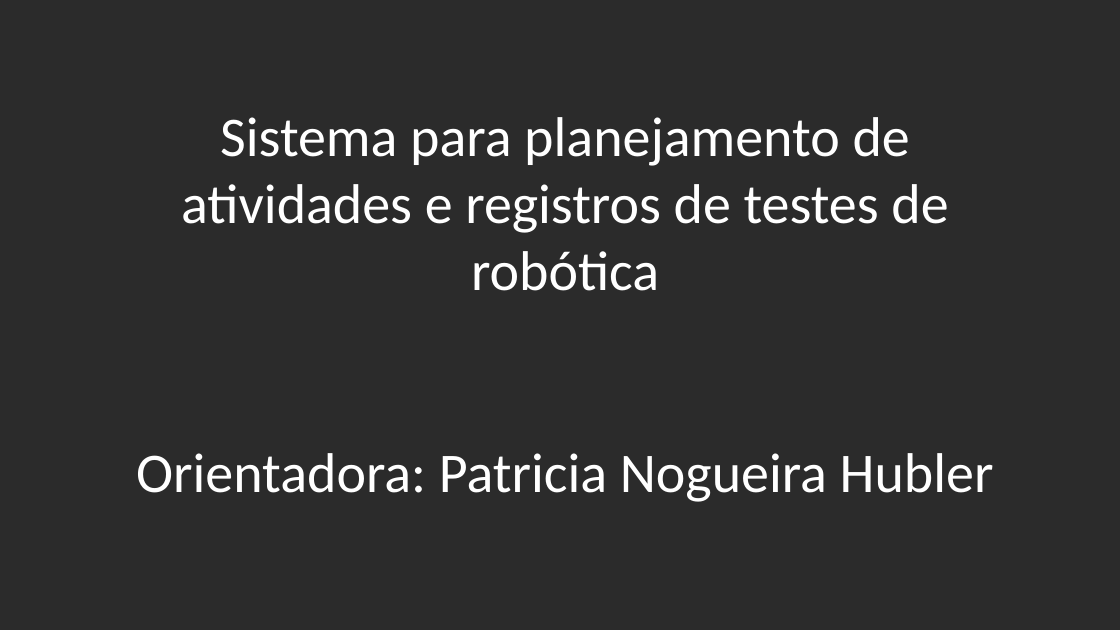
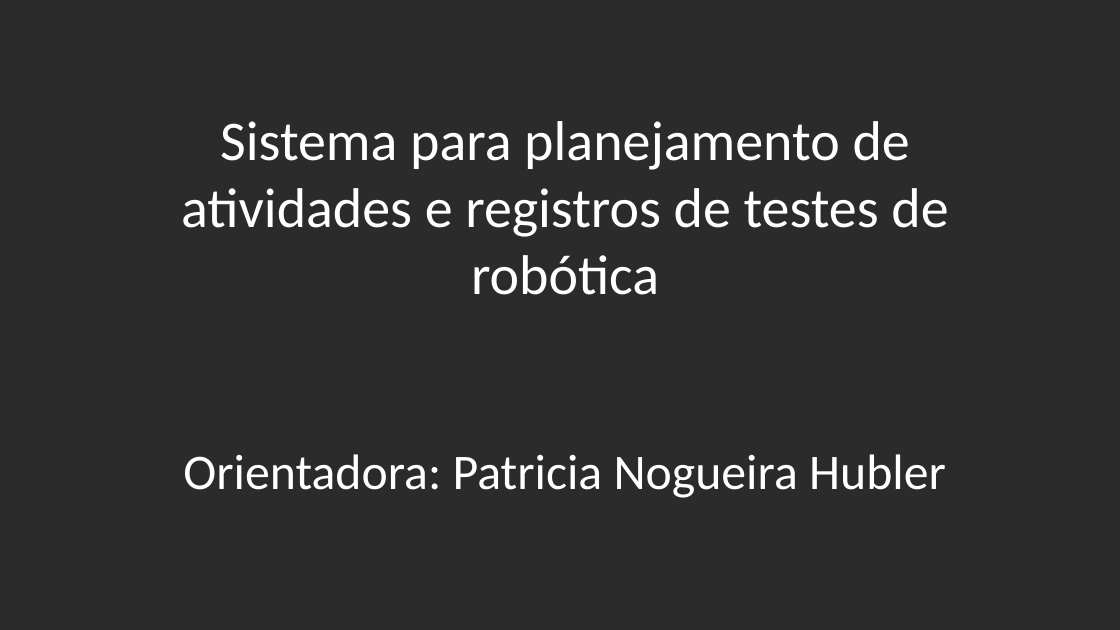
Before and after one commit to leoalopes/tccCodeIgniter, a slide deck: slide 1 of SeminarioAndamento.pptx. Drawn at 1120x630 pixels with LibreOffice and Linux fonts; fonts in the diff are those of the drawing; background and template pictures are left out; a plain dark background stands for a picture behind light text. Boxes give left, top, right and bottom in pixels: in the first picture for what was removed or moved away, otherwise in the second. Text is boxed around its words. In the diff, an @@ line names an element or a change of style, - is before the commit and + after.

```diff
--- a/SeminarioAndamento.pptx
+++ b/SeminarioAndamento.pptx
@@ title "Sistema para planejamento de atividades ..." at bbox=[181, 121, 948, 498]: size 36 to 32 pt in "Orientadora: Patricia Nogueira Hubler" @@
```
Also in this commit, not shown: 1 other slide changed.
